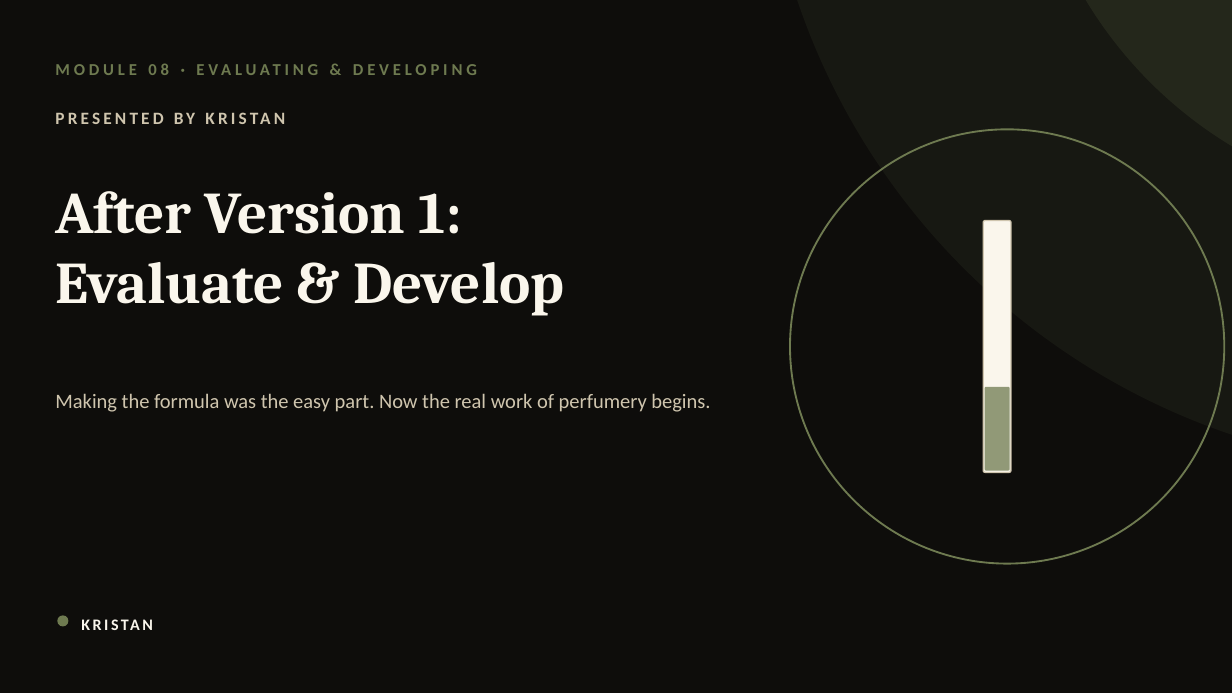
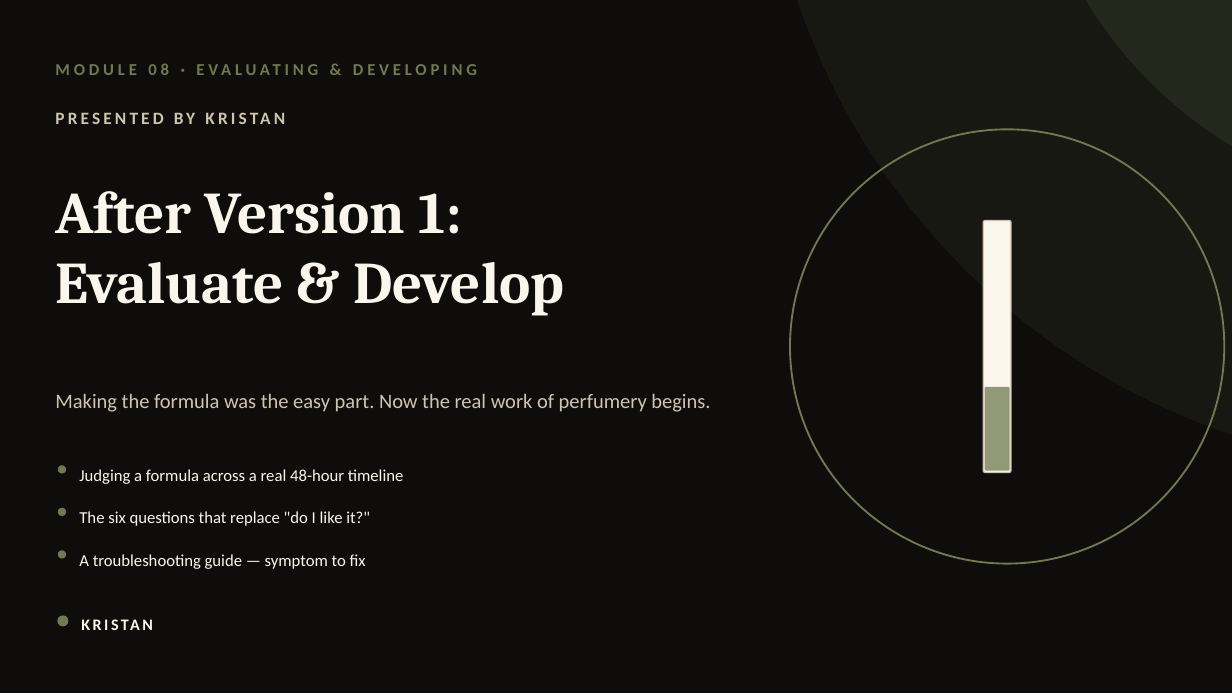
Before and after one commit to yevfumes/yev, a slide deck: slide 154 of course/YEVFUMES_Perfumery_Course.pptx (slide 101 before the commit). Drawn at 1232x693 pixels with LibreOffice and Linux fonts; fonts in the diff are those of the drawing. Boxes give left, top, right and bottom in pixels: in the first picture for what was removed or moved away, otherwise in the second. Text is boxed around its words. In the diff, an @@ line names an element or a change of style, - is before the commit and + after.

```diff
--- a/course/YEVFUMES_Perfumery_Course.pptx
+++ b/course/YEVFUMES_Perfumery_Course.pptx
@@ ellipse added at (x1=57, y1=466, x2=66, y2=474), fill #6E7A50 @@
@@ text added at (x1=79, y1=469, x2=404, y2=484), 13 pt, text #FAF6EC @@
+Judging a formula across a real 48-hour timeline
@@ ellipse added at (x1=57, y1=508, x2=66, y2=517), fill #6E7A50 @@
@@ text added at (x1=79, y1=511, x2=370, y2=526), 13 pt, text #FAF6EC @@
+The six questions that replace "do I like it?"
@@ ellipse added at (x1=57, y1=551, x2=66, y2=559), fill #6E7A50 @@
@@ text added at (x1=79, y1=554, x2=366, y2=569), 13 pt, text #FAF6EC @@
+A troubleshooting guide — symptom to fix
```
Also in this commit, not shown: 130 other slides changed, 58 slides added, 4 slides removed, 1 other file.
